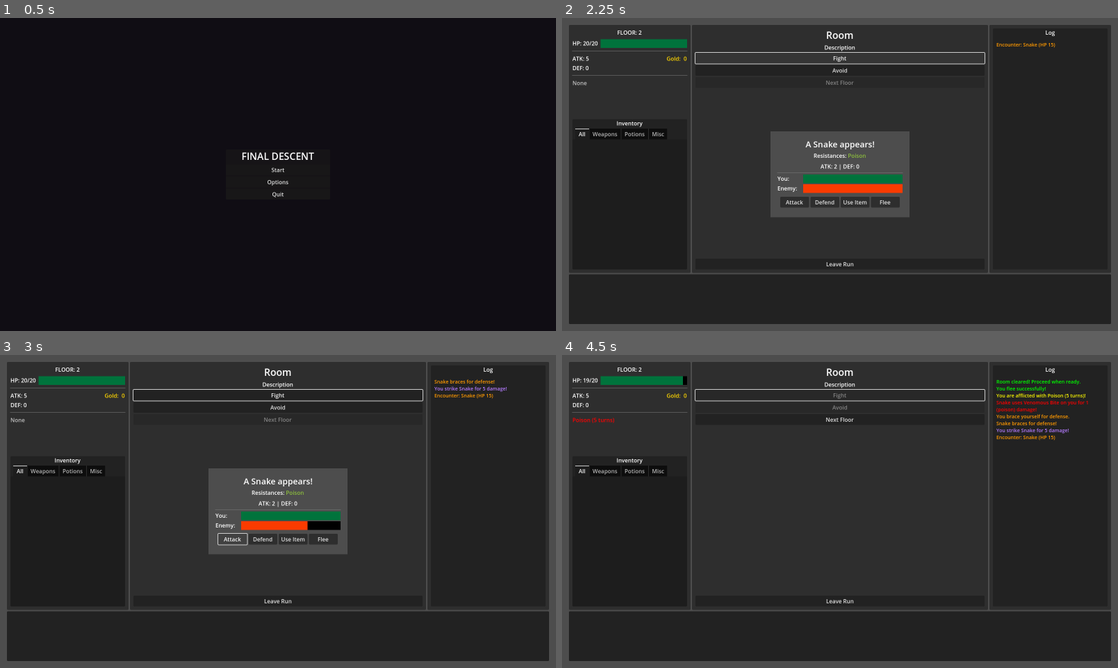
Above: before the commit, frames 1-4 (two rows, left to right).
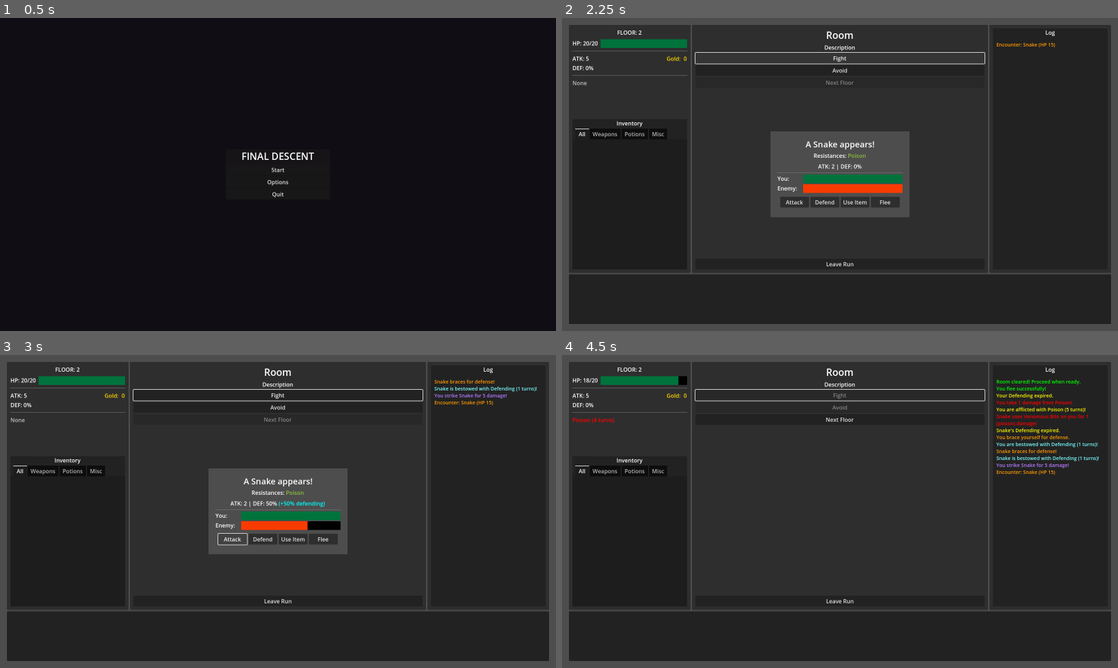
Above: after the commit, the same moments.

Repository: jhaakma/final-descent
Game: Godot game, scene res://data/core/Main.tscn
The game is run twice, just before and just after one commit, with the same random seed, the same clock (stepped at 60 frames per second) and the same inputs.
Inputs:
- Up to frame 1 (0.5 s): no input
- Up to frame 2 (2.25 s): click "Start" at 0.5 s; click "Next Floor" at 1.25 s; click "Fight" at 2 s
- Up to frame 3 (3 s): click "Attack" at 2.75 s
- Up to frame 4 (4.5 s): click "Defend" at 3.5 s; click "Flee" at 4.25 s

Frame 1 is identical in both runs. In frame 2, less than 0.1% of the frame differs, in the area x 4-54%, y 15-49%; in frame 3, 0.5%; in frame 4, 1.4%, in the area x 4-97%, y 6-39%.

Commit message:
Unify Defense Mechanics

Diff:
--- a/data/abilities/BasicDefend.tres
+++ b/data/abilities/BasicDefend.tres
@@ -4,7 +4,7 @@
 
 [resource]
 script = ExtResource("1_defend")
-defense_multiplier = 0.5
+defense_percentage = 50.0
 ability_name = "Defend"
 description = "Prepare to defend against incoming attacks, reducing damage by 50%."
 priority = 10
--- a/data/enemies/Bandit.tres
+++ b/data/enemies/Bandit.tres
@@ -46,6 +46,7 @@
 name = "Bandit"
 max_hp = 25
 attack = 4
+defense = 0
 loot_component = SubResource("Resource_ukg5r")
 avoid_chance = 0.5
 resistances = Array[int]([])
--- a/data/enemies/Mimic.tres
+++ b/data/enemies/Mimic.tres
@@ -48,6 +48,7 @@
 name = "Mimic"
 max_hp = 35
 attack = 2
+defense = 0
 loot_component = SubResource("Resource_xahgk")
 avoid_chance = 0.5
 resistances = Array[int]([0])
--- a/src/abilities/DefendAbility.gd
+++ b/src/abilities/DefendAbility.gd
@@ -1,21 +1,16 @@
 class_name DefendAbility extends Ability
 
-@export var defense_multiplier: float = 0.5  # How much damage reduction when defending
+@export var defense_percentage: float = 50.0  # Percentage defense bonus when defending
 
 func _init() -> void:
     ability_name = "Defend"
-    description = "Prepare to defend against incoming attacks."
+    description = "Reduce incoming damage by %.0f%% for the next attack." % defense_percentage
     priority = 5
 
 func execute(caster: CombatEntity, _target: CombatEntity = null) -> void:
-    # Apply unified defend action for both players and enemies
-    if caster.has_method("set_defending"):
-        # Use the unified defending system with configurable multiplier
-        caster.set_defending(true)
-        # Store the defense multiplier in the combat actor for use in damage calculation
-        caster.set_defense_multiplier(defense_multiplier)
-    else:
-        push_error("DefendAbility: Caster does not support defending system")
+    # Apply defense boost status effect
+    var defend_effect := DefendEffect.new(int(defense_percentage))
+    caster.apply_status_effect(defend_effect)
 
     # Log the defend action
     LogManager.log_defend(caster)
@@ -28,8 +23,5 @@
     if not caster or not caster.has_method("is_alive") or not caster.is_alive():
         return false
 
-    # Check via the unified defending interface
-    if caster.has_method("get_is_defending"):
-        return not caster.get_is_defending()
-
-    return false
+    # Check if already has defend effect active
+    return not caster.has_status_effect("defend")
--- a/src/combat/CombatEntity.gd
+++ b/src/combat/CombatEntity.gd
@@ -15,10 +15,6 @@
 var stats_component: StatsComponent
 var status_effect_component: StatusEffectComponent
 var resistance_component: ResistanceComponent
-
-# Combat state (merged from CombatActor)
-var is_defending: bool = false
-var defense_multiplier: float = 0.5  # Configurable defense multiplier
 
 # Turn control - for effects like stun
 var skip_next_turn: bool = false
@@ -65,50 +61,44 @@
 func get_defense_bonus() -> int:
     return get_total_defense() - get_base_defense()
 
-# === COMBAT STATE MANAGEMENT ===
-func set_defending(value: bool) -> void:
-    if value:
-        start_defending()
-    else:
-        stop_defending()
+# Get the current effective defense percentage including defend bonus (for UI display)
+func get_current_defense_percentage() -> int:
+    # This is now just the total defense from the stats component
+    # (which includes any status effect bonuses like defend effect)
+    return get_total_defense()
 
-func get_is_defending() -> bool:
-    return is_defending
-
-# === DEFENDING SYSTEM ===
-func can_defend() -> bool:
-    return not is_defending
-
-func start_defending() -> void:
-    is_defending = true
-
-func stop_defending() -> void:
-    is_defending = false
-
-func set_defense_multiplier(multiplier: float) -> void:
-    defense_multiplier = multiplier
-
-func apply_defend_action() -> void:
-    # Unified defend action for all actors
-    start_defending()
-
-func reset_combat_state() -> void:
-    is_defending = false
-    defense_multiplier = 0.5  # Reset to default
+# Get just the defend bonus percentage (for UI display)
+func get_defend_bonus_percentage() -> int:
+    # Check if we have an active defend effect
+    if has_status_effect("defend"):
+        var condition := status_effect_component.get_effect("defend")
+        if condition and condition.status_effect is DefendEffect:
+            var defend_effect := condition.status_effect as DefendEffect
+            return defend_effect.get_defense_bonus()
+    return 0
 
 # Calculate damage taken considering defense state and damage type resistance
 func calculate_incoming_damage(base_damage: int, damage_type: DamageType.Type = DamageType.Type.PHYSICAL) -> int:
-    # First apply standard defense calculation (merged from CombatActor)
+    # Start with base damage
     var final_damage := base_damage
 
-    # Apply defending reduction using configurable multiplier
-    if is_defending:
-        final_damage = int(base_damage * defense_multiplier)
-        is_defending = false  # Defense is consumed
-        defense_multiplier = 0.5  # Reset to default for next use
+    # Apply defense as percentage reduction (includes any status effect bonuses)
+    var total_defense_percentage := float(get_total_defense())
+
+    # Cap defense at 95% to prevent complete immunity
+    total_defense_percentage = min(total_defense_percentage, 95.0)
+
+    # Apply percentage reduction
+    if total_defense_percentage > 0:
+        var reduction_factor := total_defense_percentage / 100.0
+        final_damage = int(float(base_damage) * (1.0 - reduction_factor))
+
+    # Ensure minimum 1 damage unless defense is very high
+    final_damage = max(1, final_damage)
 
     # Then apply damage type resistance
     return resistance_component.apply_resistance(final_damage, damage_type)
+
 
 # === STATUS EFFECT MANAGEMENT ===
 func apply_status_effect(effect: StatusEffect) -> bool:
--- a/src/core/Player.gd
+++ b/src/core/Player.gd
@@ -72,9 +72,8 @@
     return stats_component.heal(amount)
 
 func take_damage(amount: int) -> int:
-    var defense_bonus := get_defense_bonus()
-    # Use unified damage calculation through combat actor
-    var final_damage: int = calculate_incoming_damage(max(1, amount - defense_bonus))
+    # Use unified damage calculation (now includes percentage-based defense)
+    var final_damage: int = calculate_incoming_damage(amount)
     return stats_component.take_damage(final_damage)
 
 # Health component getters for compatibility
--- a/src/core/StatsComponent.gd
+++ b/src/core/StatsComponent.gd
@@ -87,14 +87,13 @@
     health_changed.emit(current_health, get_total_max_health())
     return amount
 
-## Take damage, reduced by defense. Returns actual damage taken.
-func take_damage(damage: int, defense_bonus_override: int = -1) -> int:
+## Take damage directly. Returns actual damage taken.
+func take_damage(damage: int) -> int:
     if damage <= 0:
         return 0
 
-    # Use provided defense bonus or the component's default
-    var effective_defense := defense_bonus_override if defense_bonus_override >= 0 else get_total_defense()
-    var reduced_damage: int = max(1, damage - effective_defense)  # Minimum 1 damage
+    # Apply damage directly (defense is now handled in CombatEntity.calculate_incoming_damage)
+    var reduced_damage: int = max(0, damage)
 
     current_health = max(0, current_health - reduced_damage)
     health_changed.emit(current_health, get_total_max_health())
--- a/src/effects/buffs/balanced_boost_effect.gd
+++ b/src/effects/buffs/balanced_boost_effect.gd
@@ -23,7 +23,7 @@
     return defense_bonus
 
 func get_description() -> String:
-    return "+%d ATK, +%d DEF for %d turns" % [attack_bonus, defense_bonus, get_remaining_turns()]
+    return "+%d ATK, +%d%% damage reduction for %d turns" % [attack_bonus, defense_bonus, get_remaining_turns()]
 
 func get_base_description() -> String:
-    return "+%d ATK, +%d DEF for %d turns" % [attack_bonus, defense_bonus, duration]
+    return "+%d ATK, +%d%% damage reduction for %d turns" % [attack_bonus, defense_bonus, duration]
--- /dev/null
+++ b/src/effects/buffs/defend_effect.gd
@@ -0,0 +1,28 @@
+class_name DefendEffect extends StatBoostEffect
+
+@export var defense_bonus: int = 50
+
+func _init(defense_value: int = 50) -> void:
+    defense_bonus = defense_value
+    duration = 1  # Lasts for 1 turn (now works correctly with fixed combat flow)
+
+func get_effect_id() -> String:
+    return "defend"
+
+const CANONICAL_NAME := "Defending"
+
+func get_effect_name() -> String:
+    return CANONICAL_NAME
+
+func get_effect_type() -> EffectType:
+    return EffectType.POSITIVE
+
+# Override to provide the actual defense bonus
+func get_defense_bonus() -> int:
+    return defense_bonus
+
+func get_description() -> String:
+    return "+%d%% damage reduction (defending)" % defense_bonus
+
+func get_base_description() -> String:
+    return "+%d%% damage reduction (defending)" % defense_bonus
--- a/src/effects/buffs/defense_boost_effect.gd
+++ b/src/effects/buffs/defense_boost_effect.gd
@@ -19,7 +19,7 @@
     return defense_bonus
 
 func get_description() -> String:
-    return "+%d DEF for %d turns" % [defense_bonus, get_remaining_turns()]
+    return "+%d%% damage reduction for %d turns" % [defense_bonus, get_remaining_turns()]
 
 func get_base_description() -> String:
-    return "+%d DEF for %d turns" % [defense_bonus, duration]
+    return "+%d%% damage reduction for %d turns" % [defense_bonus, duration]
--- a/src/effects/status_effect_component.gd
+++ b/src/effects/status_effect_component.gd
@@ -135,10 +135,17 @@
             return true
     return false
 
-# Get a specific status condition
-func get_effect(condition_id: String) -> StatusCondition:
-    if has_effect(condition_id):
-        return active_conditions[condition_id]
+# Get a specific status condition by effect ID
+func get_effect(status_effect_id: String) -> StatusCondition:
+    for condition_id: String in active_conditions.keys():
+        var condition := active_conditions[condition_id]
+        if condition.status_effect.get_effect_id() == status_effect_id:
+            var effect := condition.status_effect
+            if effect is TimedEffect:
+                if not (effect as TimedEffect).is_expired():
+                    return condition
+            else:
+                return condition
     return null
 
 # Check if entity has a specific condition by name
--- a/src/ui/popups/combat_popup.gd
+++ b/src/ui/popups/combat_popup.gd
@@ -160,7 +160,8 @@
     # Display enemy attack and defense stats in a concise format
     if stats_label:  # Check if the label exists in the scene
         var attack_power := current_enemy.get_total_attack_power()
-        var defense := current_enemy.get_total_defense()
+        var current_defense := current_enemy.get_current_defense_percentage()
+        var defend_bonus := current_enemy.get_defend_bonus_percentage()
         var attack_bonus := current_enemy.get_attack_bonus()
         var defense_bonus := current_enemy.get_defense_bonus()
 
@@ -171,11 +172,15 @@
         elif attack_bonus < 0:
             stats_text += " [color=red](%d)[/color]" % attack_bonus
 
-        stats_text += " | DEF: %d" % defense
-        if defense_bonus > 0:
-            stats_text += " [color=green](+%d)[/color]" % defense_bonus
-        elif defense_bonus < 0:
-            stats_text += " [color=red](%d)[/color]" % defense_bonus
+        # Show defense with defend bonus if defending
+        if defend_bonus > 0:
+            stats_text += " | DEF: %d%% [color=cyan](+%d%% defending)[/color]" % [current_defense, defend_bonus]
+        else:
+            stats_text += " | DEF: %d%%" % current_defense
+            if defense_bonus > 0:
+                stats_text += " [color=green](+%d%%)[/color]" % defense_bonus
+            elif defense_bonus < 0:
+                stats_text += " [color=red](-%d%%)[/color]" % abs(defense_bonus)
 
         stats_label.text = stats_text
 
@@ -287,16 +292,14 @@
     # Check if enemy should skip their turn BEFORE processing status effects
     if current_enemy.should_skip_turn():
         LogManager.log_combat("%s is stunned and skips their turn!" % current_enemy.get_name())
-        # Process status effects after skipping turn (this will tick down the stun)
-        _process_status_effects()
         # Refresh bars to show updated status effects
         _refresh_bars()
         # Check if player should skip their turn after enemy turn ended
         _check_player_turn_skip()
         return
 
-    # Process status effects at start of turn (for non-stunned enemies)
-    _process_status_effects()
+    # Process enemy status effects at start of their turn
+    current_enemy.process_status_effects()
 
     if current_enemy.is_alive():
         # Execute enemy action (handles both continuing multi-turn abilities and new actions)
@@ -312,6 +315,8 @@
     # Check if player should skip their turn (e.g., due to stun)
     if GameState.player.should_skip_turn():
         LogManager.log_combat("You are stunned and skip your turn!")
+        # Process player effects when their turn is skipped
+        GameState.player.process_status_effects()
         # Disable buttons temporarily to show turn was skipped
         _disable_action_buttons()
         # After a brief delay, continue to enemy turn (buttons will be updated based on stun status)
@@ -322,16 +327,6 @@
             emit_signal("turn_ended")
         )
 
-func _process_status_effects() -> void:
-    # Process player status effects
-    GameState.player.process_status_effects()
-
-    # Process enemy status effects
-    current_enemy.process_status_effects()
-
-    # Update button states after processing status effects
-    _update_button_states()
-
 func resolve_turn() -> void:
     """Unified method to handle all end-of-turn logic and emit turn_ended signal"""
     # Check if combat has ended before processing turn
@@ -348,8 +343,19 @@
     # Emit turn_ended signal to notify room screen to update
     emit_signal("turn_ended")
 
+func _process_start_of_player_turn_effects() -> void:
+    # Process player status effects at the START of their turn
+    # This ensures effects remain visible throughout the enemy turn
+    GameState.player.process_status_effects()
+
+    # Update button states and UI after processing player status effects
+    _update_button_states()
+    _refresh_bars()
 
 func _on_attack() -> void:
+    # Process player status effects at start of turn
+    _process_start_of_player_turn_effects()
+
     var total_dmg := GameState.player.get_total_attack_power()
     var player_damage_type := GameState.player.get_attack_damage_type()
     var final_damage := current_enemy.calculate_incoming_damage(total_dmg, player_damage_type)
@@ -370,6 +376,9 @@
     resolve_turn()
 
 func _on_defend() -> void:
+    # Process player status effects at start of turn
+    _process_start_of_player_turn_effects()
+
     # Use the shared defend ability for consistency
     var defend_ability := DefendAbility.new()
     defend_ability.execute(GameState.player)
@@ -378,6 +387,9 @@
     resolve_turn()
 
 func _on_flee() -> void:
+    # Process player status effects at start of turn
+    _process_start_of_player_turn_effects()
+
     var success := randf() < current_enemy.resource.avoid_chance
     LogManager.log_flee_attempt(GameState.player, success)
 
@@ -390,6 +402,9 @@
 
 func _on_use_item_index(idx: int) -> void:
     print("DEBUG: _on_use_item_index called with index: ", idx)
+
+    # Process player status effects at start of turn
+    _process_start_of_player_turn_effects()
 
     # Check if the index is valid in our mapping
     if idx < 0 or idx >= use_item_menu_mapping.size():
--- a/src/ui/screens/room_screen.gd
+++ b/src/ui/screens/room_screen.gd
@@ -135,10 +135,10 @@
     # Update HP bar tooltip to show buff information
     var buff_info := ""
     var attack_bonus := GameState.player.get_attack_bonus()
-    var defense_bonus := GameState.player.get_defense_bonus()
-
-    if attack_bonus > 0 or defense_bonus > 0:
-        buff_info = " (ATK +%d, DEF +%d)" % [attack_bonus, defense_bonus]
+    var current_def_tooltip := GameState.player.get_current_defense_percentage()
+
+    if attack_bonus > 0 or current_def_tooltip > 0:
+        buff_info = " (ATK +%d, DEF %d%%)" % [attack_bonus, current_def_tooltip]
 
     # Add status conditions count and tooltip
     var active_conditions: Array[StatusCondition] = GameState.player.get_all_status_conditions()
@@ -153,7 +153,15 @@
     hp_bar.tooltip_text = hp_tooltip_text
 
     atk_value.text = "ATK: %s" % GameState.player.get_total_attack_display()
-    def_value.text = "DEF: %s" % GameState.player.get_defense_bonus()
+
+    # Show current effective defense (including defend bonus if defending)
+    var current_def := GameState.player.get_current_defense_percentage()
+    var defend_bonus := GameState.player.get_defend_bonus_percentage()
+
+    if defend_bonus > 0:
+        def_value.text = "DEF: %d%% (+%d%% defending)" % [current_def, defend_bonus]
+    else:
+        def_value.text = "DEF: %d%%" % current_def
 
 
 func _refresh_buffs() -> void:
Not shown, added: src/effects/buffs/defend_effect.gd.uid
